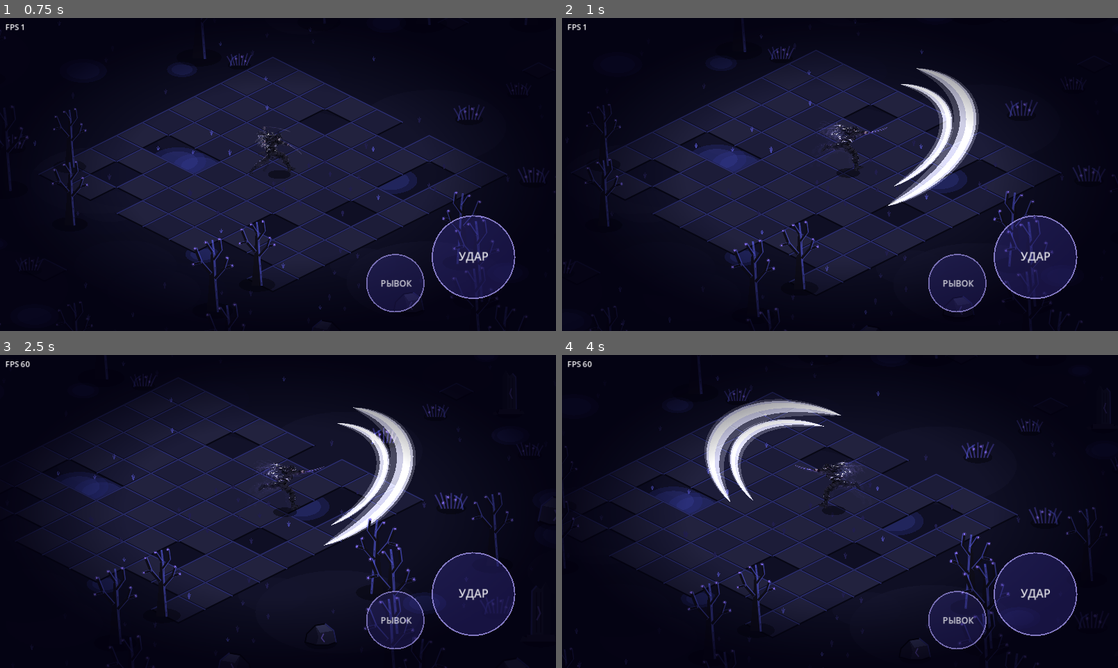
Above: before the commit, frames 1-4 (two rows, left to right).
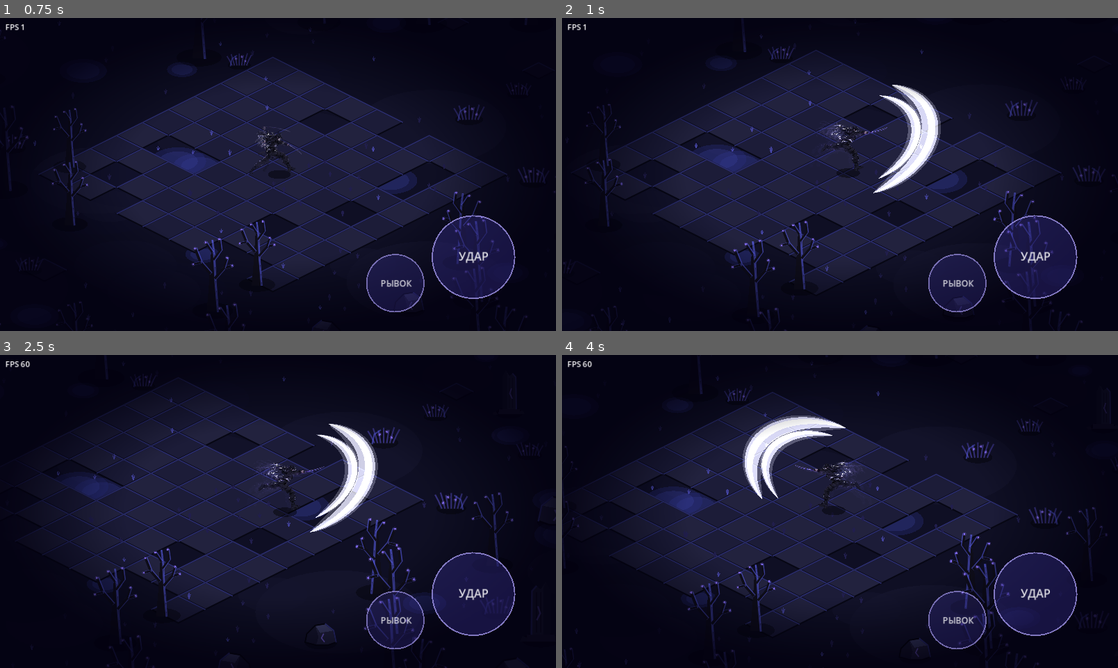
Above: after the commit, the same moments.

Repository: Masuku4129/Game
Game: Godot game, scene res://main.tscn
Same seed, same stepped clock (60 frames per second), same inputs: the game is played once before the commit and once after it.
Inputs (mouse positions are in pixels of both pictures, inside the frame that each line leads up to):
- Up to frame 1 (0.75 s): tap Enter at 0.5 s; move the mouse to (400, 158) at 0.52 s; hold D from 0.53 s (still down); tap J at 0.6 s; click (400, 158) at 0.67 s
- Up to frame 2 (1 s): keep holding D
- Up to frame 3 (2.5 s): release D at 1.25 s; drag from (166, 527) to (250, 574) at 1.27 s; move the mouse to (333, 442) at 2.02 s; hold D from 2.03 s (still down); tap J at 2.1 s
- Up to frame 4 (4 s): release D at 2.75 s; drag from (812, 574) to (673, 464) at 2.77 s; move the mouse to (1006, 558) at 3.52 s; hold A from 3.53 s (still down); tap J at 3.6 s

Frame 1 is identical in both runs. In frame 2, 4.3% of the frame differs, in the area x 56-75%, y 16-61%; in frame 3, 4.3%; in frame 4, 4.1%.

Commit message:
Wilds: шлейфы ближе к телу, вихрь на третьем ударе
Co-Authored-By: Claude Sonnet 5.5 <noreply@anthropic.com>
Claude-Session: https://claude.ai/code/session_01XvKRdjkTEqndhwRATULBKN

Diff:
--- a/wilds/player.gd
+++ b/wilds/player.gd
@@ -262,19 +262,19 @@
 func _spawn_slash(combo: int, hold := -1.0) -> void:
 	var th := _sector * PI / 4.0
 	var fl := -1.0 if cos(th) < -0.1 else 1.0
-	var fwd := Vector2(cos(th) * 40.0, sin(th) * 28.0 - 70.0)
+	var fwd := Vector2(cos(th) * 18.0, sin(th) * 12.0 - 70.0)
 	var body := Vector2(0.0, -70.0)
 	match combo:
 		0:
-			_fx(240.0, 150.0, -0.35 * fl, th - 1.6, th + 1.6, 1.0, 0.0, hold, fwd)
-			_fx(190.0, 115.0, -0.35 * fl, th - 1.5, th + 1.5, 0.55, 0.03, hold, fwd)
+			_fx(175.0, 120.0, -0.35 * fl, th - 1.6, th + 1.6, 1.0, 0.0, hold, fwd)
+			_fx(140.0, 95.0, -0.35 * fl, th - 1.5, th + 1.5, 0.55, 0.03, hold, fwd)
 		1:
-			_fx(250.0, 160.0, 0.35 * fl, th + 1.6, th - 1.6, 1.0, 0.0, hold, fwd)
-			_fx(195.0, 120.0, 0.35 * fl, th + 1.5, th - 1.5, 0.55, 0.03, hold, fwd)
+			_fx(180.0, 125.0, 0.35 * fl, th + 1.6, th - 1.6, 1.0, 0.0, hold, fwd)
+			_fx(145.0, 100.0, 0.35 * fl, th + 1.5, th - 1.5, 0.55, 0.03, hold, fwd)
 		_:
 			# вихрь вокруг тела и большая вертикальная дуга
-			_fx(165.0, 115.0, 0.0, th - 1.2, th - 1.2 + TAU * 1.1, 1.2, 0.0, hold, body)
-			_fx(130.0, 230.0, 0.0, th - 2.4, th - 0.5, 1.0, 0.07, hold, fwd)
+			_fx(140.0, 100.0, 0.0, th - 1.2, th - 1.2 + TAU * 1.1, 1.2, 0.0, hold, body)
+			_fx(200.0, 145.0, 0.0, th - 2.0, th - 2.0 + TAU * 0.85, 0.6, 0.06, hold, body)
 
 
 func _ghost() -> void:
